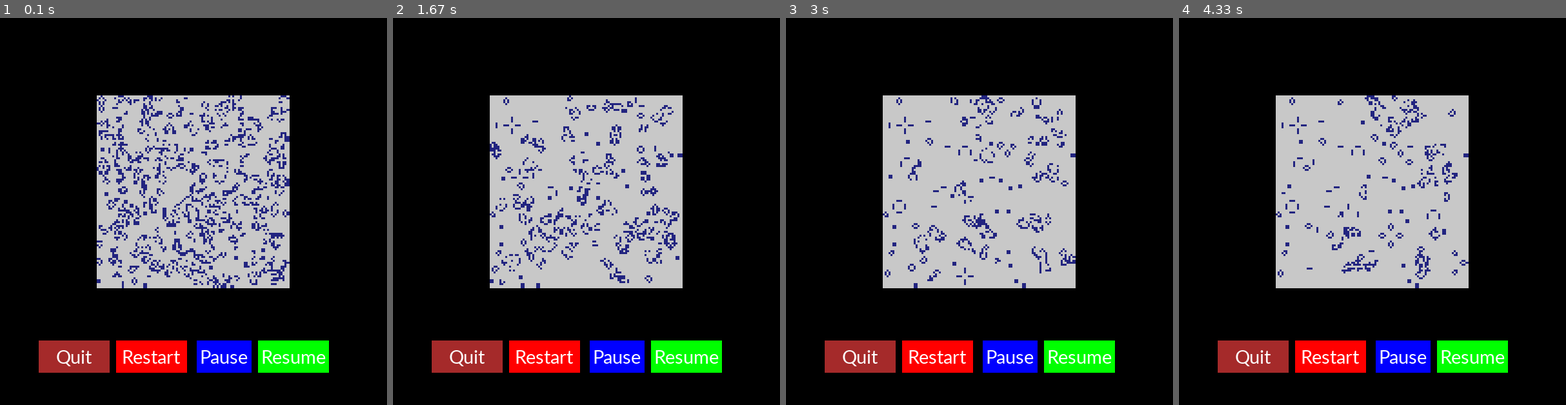
Above: before the commit, frames 1-4 (left to right).
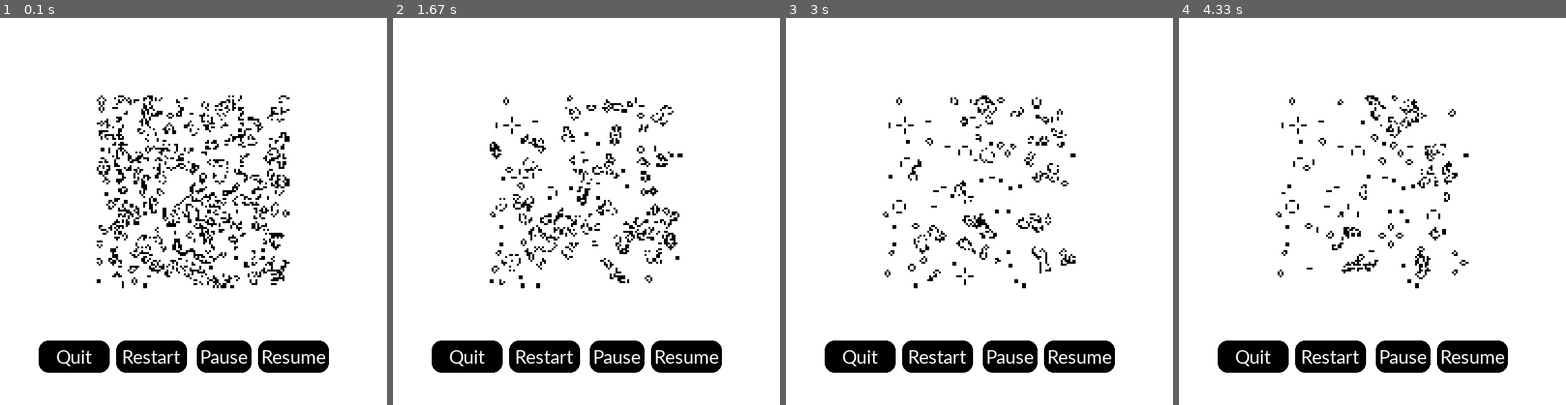
Above: after the commit, the same moments.

Repository: Tesfa-eth/Conways-Game-of-Life
Game: pygame game, started from conways_game_of_life_improved/python/game.py
The game is run twice, just before and just after one commit, with the same random seed, the same clock (stepped at 60 frames per second) and the same inputs.
Inputs (mouse positions are in pixels of both pictures, inside the frame that each line leads up to):
- Up to frame 1 (0.1 s): no input
- Up to frame 2 (1.67 s): click "Restart" at 0.38 s; click "Restart" at 0.72 s; click (725, 346) at 1.55 s
- Up to frame 3 (3 s): click "Resume" at 1.88 s; click "Resume" at 2.22 s; click "Resume" at 2.55 s; click "Resume" at 2.88 s
- Up to frame 4 (4.33 s): click "Resume" at 3.22 s; click "Resume" at 3.55 s; click "Resume" at 3.88 s; click "Resume" at 4.22 s

The runs differ from the first frame. In frame 1, 100% of the frame differs, in the area x 0-100%, y 0-100%; in frame 2, 100%; in frame 3, 100%; in frame 4, 100%.

Commit message:
Style choices
Changed the color of buttons and background.

Diff:
--- a/conways_game_of_life_improved/button.py
+++ b/conways_game_of_life_improved/python/button.py
@@ -15,8 +15,8 @@
     def draw_rect(self, surface):
 
         white_color = (255, 255, 255)
-        color_button = (170, 170, 170)
-        pygame.draw.rect(surface, self.color, (self.x, self.y, self.width, self.height), 0)
+        #color_button = (170, 170, 170)
+        pygame.draw.rect(surface, self.color, (self.x, self.y, self.width, self.height), 0, 15)
 
         if self.text != ' ':
             letter_font = pygame.font.SysFont('Corbel', 33) #fonts for the button
--- a/conways_game_of_life_improved/game.py
+++ b/conways_game_of_life_improved/python/game.py
@@ -19,8 +19,8 @@
 
 from button import Button
 
-BLUE = (34, 36, 128)
-WHITE = (200,200,200)
+#BLUE = (34, 36, 128)
+WHITE = (255,255,255)
 BLACK = (0,0,0)
 WINDOW_HEIGHT = 600
 WINDOW_WIDTH = 600
@@ -80,7 +80,7 @@
 
     for i, j in np.ndindex(row-1, column-1):
         newState[i,j] = check_rule(array, i, j)
-        col = BLUE if newState[i, j] == 1 else WHITE
+        col = BLACK if newState[i, j] == 1 else WHITE
         rect = pygame.Rect((j*block_size)/2+150, (i*block_size)/2+120, block_size-1, block_size-1)
         pygame.draw.rect(SCREEN, col, rect)
         #pygame.draw.rect(SCREEN.WINDOW_WIDTH // 2, SCREEN.rect.WINDOW_HEIGHT // 2)
@@ -95,23 +95,23 @@
     pygame.display.set_caption("Conways game of life")
     SCREEN = pygame.display.set_mode((WINDOW_WIDTH, WINDOW_HEIGHT))
     CLOCK = pygame.time.Clock()
-    SCREEN.fill(BLACK)
+    SCREEN.fill(WHITE)
 
 
 
     #Termination Button
-    pause_button = Button('blue', 305, 500, 85, 50, 'Pause') #create quit button
+    pause_button = Button(BLACK, 305, 500, 85, 50, 'Pause') #create quit button
     #stop_button.draw_rect(SCREEN)
 
     #Pause Button
-    resume_button = Button('green', 400, 500, 110, 50, 'Resume')
+    resume_button = Button(BLACK, 400, 500, 110, 50, 'Resume')
 
     #Restart Button
     # color, x, y, width, height
-    restart_button = Button('red', 180, 500, 110, 50, 'Restart')
+    restart_button = Button(BLACK, 180, 500, 110, 50, 'Restart')
 
     #Quit
-    quit_button = Button('brown', 60, 500, 110, 50, 'Quit')
+    quit_button = Button(BLACK, 60, 500, 110, 50, 'Quit')
 
     import time
 
Renamed: conways_game_of_life_improved/create_grids.py -> conways_game_of_life_improved/python/create_grids.py
Renamed: conways_game_of_life_improved/test.py -> conways_game_of_life_improved/python/test.py
